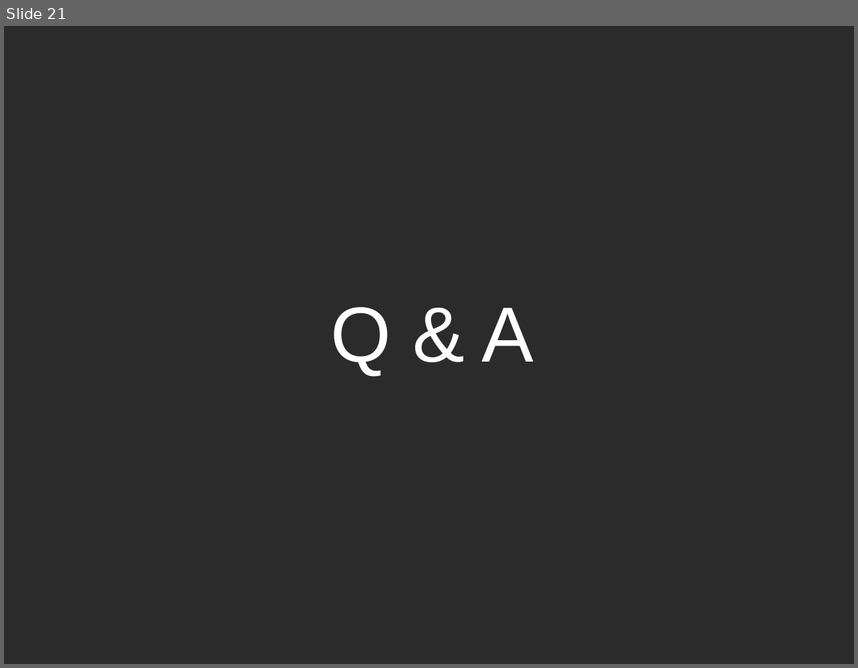
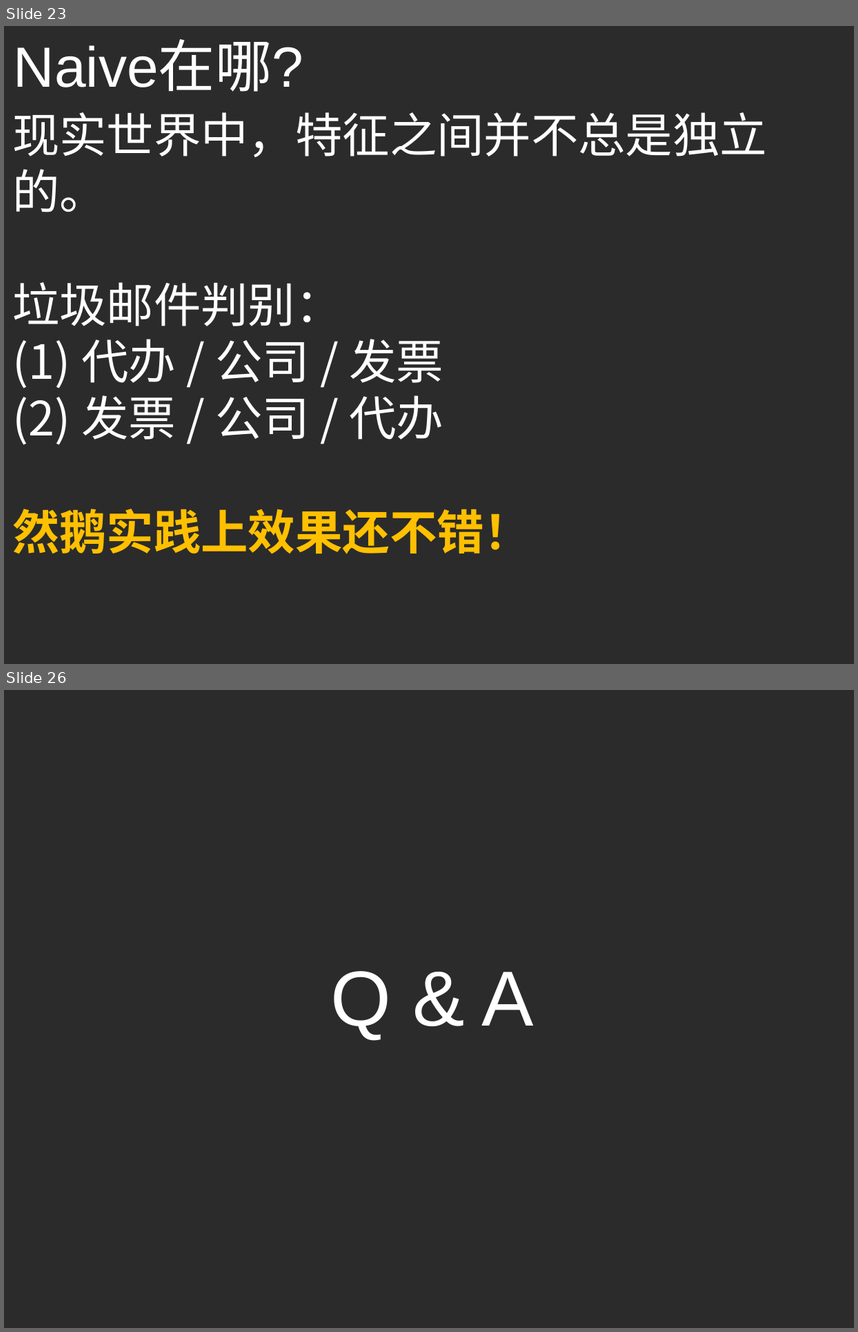
Before and after one commit to ouriris/ml-course, a slide deck: chapter.2/ppt/ML_CH2.3_Naive_Bayes.pptx. Shown one above the other, each under a label of ours: slide 21 before the commit, slides 23 and 26 after it; the slides between them are not shown. The pictures are 858x668 and 858x1332 pixels, drawn with LibreOffice and Linux fonts; fonts in the diff are those of the drawing; background and template pictures are left out; a plain dark background stands for a picture behind light text. Boxes give left, top, right and bottom in pixels: in the first picture for what was removed or moved away, otherwise in the second. Text is boxed around its words. In the diff, an @@ line names an element or a change of style, - is before the commit and + after.

```diff
--- a/chapter.2/ppt/ML_CH2.3_Naive_Bayes.pptx
+++ b/chapter.2/ppt/ML_CH2.3_Naive_Bayes.pptx
@@ slide 23 added at (x1=4, y1=26, x2=854, y2=664), background picture (left out) @@
@@ text added at (x1=14, y1=42, x2=303, y2=92), 48 pt, text #FFFFFF @@
+Naive在哪?
@@ text added at (x1=12, y1=112, x2=767, y2=554), 40 pt, text #FFFFFF @@
+现实世界中，特征之间并不总是独立的。
+垃圾邮件判别：
+(1) 代办 / 公司 / 发票
+(2) 发票 / 公司 / 代办
+然鹅实践上效果还不错！
@@ what was slide 21 is now slide 26 @@
```
Also in this commit, not shown: 1 slide changed, 4 other slides added.
